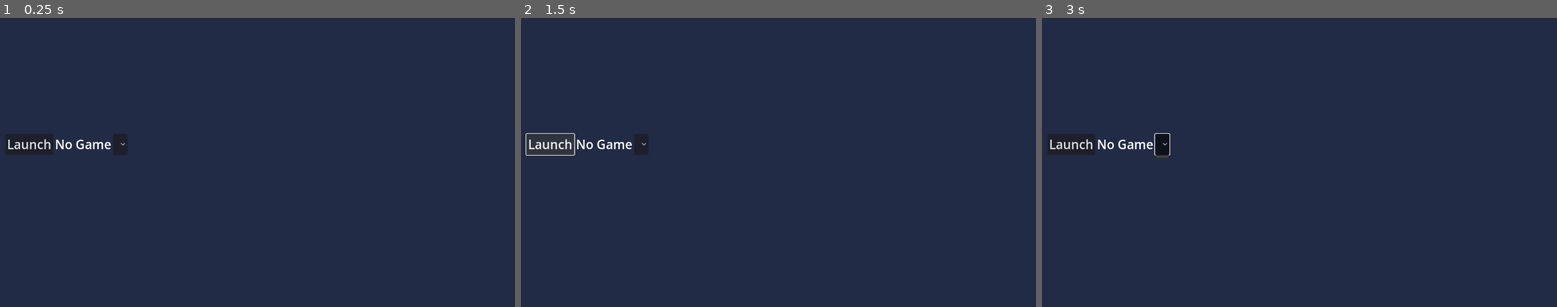
Above: before the commit, frames 1-3 (left to right).
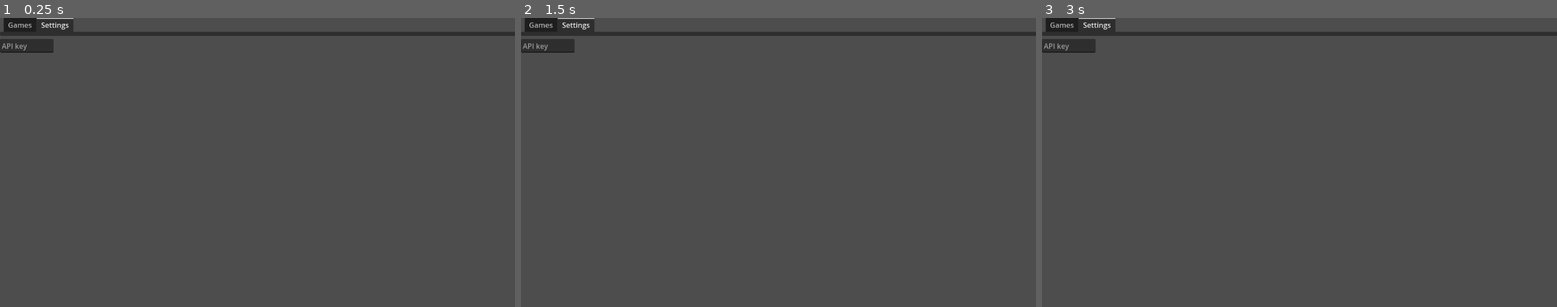
Above: after the commit, the same moments.

Repository: Ksawex4/NovaProot-Hub
Game: Godot game, scene res://scenes/main_desktop.tscn
The game is run twice, just before and just after one commit, with the same random seed, the same clock (stepped at 60 frames per second) and the same inputs. The engine's default icon, where the game draws it, is replaced by a stand-in: a white triangle on a blue panel in a dark square.
Inputs (mouse positions are in pixels of both pictures, inside the frame that each line leads up to):
- Up to frame 1 (0.25 s): no input
- Up to frame 2 (1.5 s): click (639, 145) at 0.52 s; click (551, 145) at 1.25 s, where only the run before the commit has a clickable "Launch"
- Up to frame 3 (3 s): click (1072, 145) at 2 s, where only the run before the commit has a clickable "Launch"; click (1160, 145) at 2.77 s

The runs differ from the first frame. In frame 1, 98% of the frame differs, in the area x 0-100%, y 0-100%; in frame 2, 98%; in frame 3, 98%.

Commit message:
Added FileMan and a way to add a Github API key + saving it in user://

Diff:
--- a/project.godot
+++ b/project.godot
@@ -21,6 +21,7 @@
 GithubApiMan="*res://scripts/globals/GithubApiMan.gd"
 SaveMan="*res://scripts/globals/SaveManager.gd"
 ZipMan="*res://scripts/globals/ZipManager.gd"
+FileMan="*res://scripts/globals/FileManager.gd"
 
 [rendering]
 
--- a/scenes/main_desktop.tscn
+++ b/scenes/main_desktop.tscn
@@ -1,61 +1,103 @@
-[gd_scene load_steps=7 format=3 uid="uid://bw4v1jc4pj0jo"]
+[gd_scene load_steps=9 format=3 uid="uid://bw4v1jc4pj0jo"]
 
 [ext_resource type="Script" uid="uid://iffvbyoqy3i5" path="res://scripts/background.gd" id="1_bwdwl"]
 [ext_resource type="PackedScene" uid="uid://dfkjh6coao8y6" path="res://scenes/game_entry.tscn" id="2_rsb3a"]
 [ext_resource type="Script" uid="uid://d27123pwwj8v0" path="res://scripts/games.gd" id="2_uttt5"]
 [ext_resource type="Theme" uid="uid://ddkttranllejt" path="res://theme.tres" id="3_dmipi"]
 [ext_resource type="Script" uid="uid://ch5nfolwjnqeu" path="res://scripts/game_page.gd" id="3_wtlur"]
+[ext_resource type="Script" uid="uid://cl6mtal156fbu" path="res://scripts/launch.gd" id="5_yoxav"]
+[ext_resource type="Script" uid="uid://c82ue3a1tl3xf" path="res://scripts/settings.gd" id="7_uxsxu"]
 
 [sub_resource type="LabelSettings" id="LabelSettings_uttt5"]
 font_size = 28
 
 [node name="MainDesktop" type="Node2D"]
 
-[node name="HSplitContainer" type="HSplitContainer" parent="."]
-offset_right = 1132.0
-offset_bottom = 307.0
+[node name="TabContainer" type="TabContainer" parent="."]
+offset_right = 1153.0
+offset_bottom = 40.0
+current_tab = 1
 
-[node name="Games" type="VBoxContainer" parent="HSplitContainer"]
+[node name="Games" type="TabBar" parent="TabContainer"]
+visible = false
+layout_mode = 2
+metadata/_tab_index = 0
+
+[node name="Games" type="HSplitContainer" parent="TabContainer/Games"]
+layout_mode = 0
+anchor_right = 1.0
+anchor_bottom = 1.0
+offset_top = 31.0
+offset_right = 563.0
+offset_bottom = 622.0
+
+[node name="Games" type="VBoxContainer" parent="TabContainer/Games/Games"]
 layout_mode = 2
 size_flags_horizontal = 0
 size_flags_vertical = 0
 script = ExtResource("2_uttt5")
 
-[node name="GameEntry" parent="HSplitContainer/Games" instance=ExtResource("2_rsb3a")]
+[node name="GameEntry" parent="TabContainer/Games/Games/Games" instance=ExtResource("2_rsb3a")]
 z_index = 2
 layout_mode = 2
 
-[node name="GameEntry2" parent="HSplitContainer/Games" instance=ExtResource("2_rsb3a")]
+[node name="GameEntry2" parent="TabContainer/Games/Games/Games" instance=ExtResource("2_rsb3a")]
 layout_mode = 2
 
-[node name="GamePage" type="VBoxContainer" parent="HSplitContainer"]
+[node name="GamePage" type="VBoxContainer" parent="TabContainer/Games/Games"]
 layout_mode = 2
 script = ExtResource("3_wtlur")
 
-[node name="Icon" type="TextureRect" parent="HSplitContainer/GamePage"]
+[node name="Icon" type="TextureRect" parent="TabContainer/Games/Games/GamePage"]
 custom_minimum_size = Vector2(256, 256)
 layout_mode = 2
 
-[node name="Middle" type="HBoxContainer" parent="HSplitContainer/GamePage"]
+[node name="Middle" type="HBoxContainer" parent="TabContainer/Games/Games/GamePage"]
 layout_mode = 2
 
-[node name="Play" type="Button" parent="HSplitContainer/GamePage/Middle"]
+[node name="Launch" type="Button" parent="TabContainer/Games/Games/GamePage/Middle"]
 layout_mode = 2
 theme = ExtResource("3_dmipi")
-text = "Launch"
+text = "Wait"
+script = ExtResource("5_yoxav")
 
-[node name="GameName" type="Label" parent="HSplitContainer/GamePage/Middle"]
+[node name="GameName" type="Label" parent="TabContainer/Games/Games/GamePage/Middle"]
 layout_mode = 2
 text = "No Game"
 label_settings = SubResource("LabelSettings_uttt5")
 
-[node name="Versions" type="OptionButton" parent="HSplitContainer/GamePage/Middle"]
+[node name="Versions" type="OptionButton" parent="TabContainer/Games/Games/GamePage/Middle"]
 layout_mode = 2
 
-[node name="Background" type="ColorRect" parent="."]
+[node name="Os" type="OptionButton" parent="TabContainer/Games/Games/GamePage/Middle"]
+layout_mode = 2
+
+[node name="Changelog" type="RichTextLabel" parent="TabContainer/Games/Games/GamePage"]
+custom_minimum_size = Vector2(0, 320)
+layout_mode = 2
+
+[node name="Background" type="ColorRect" parent="TabContainer/Games"]
 z_index = -1
-offset_right = 40.0
-offset_bottom = 40.0
+layout_mode = 0
+anchor_right = 1.0
+anchor_bottom = 1.0
+offset_top = 31.0
 mouse_filter = 2
 color = Color(0.13333334, 0.16862746, 0.27058825, 1)
 script = ExtResource("1_bwdwl")
+
+[node name="Settings" type="TabBar" parent="TabContainer"]
+layout_mode = 2
+script = ExtResource("7_uxsxu")
+metadata/_tab_index = 1
+
+[node name="GithubApiKey" type="LineEdit" parent="TabContainer/Settings"]
+layout_mode = 0
+offset_top = 16.0
+offset_right = 120.0
+offset_bottom = 47.0
+placeholder_text = "API key"
+
+[connection signal="pressed" from="TabContainer/Games/Games/GamePage/Middle/Launch" to="TabContainer/Games/Games/GamePage" method="_on_launch_pressed"]
+[connection signal="item_selected" from="TabContainer/Games/Games/GamePage/Middle/Versions" to="TabContainer/Games/Games/GamePage" method="_on_versions_item_selected"]
+[connection signal="text_submitted" from="TabContainer/Settings/GithubApiKey" to="TabContainer/Settings" method="_on_github_api_key_text_submitted"]
--- a/scripts/game_entry.gd
+++ b/scripts/game_entry.gd
@@ -25,7 +25,8 @@
 
 func _update_icon(result, _response_code, _headers, body) -> void:
 	if result != HTTPRequest.RESULT_SUCCESS:
-		push_error("Image couldn't be downloaded. Try a different image.")
+		push_warning("Image couldn't be downloaded.")
+		return
 
 	var image = Image.new()
 	if not body:
--- a/scripts/game_page.gd
+++ b/scripts/game_page.gd
@@ -3,15 +3,35 @@
 @onready var icon: TextureRect = $Icon
 @onready var game_name: Label = $Middle/GameName
 @onready var versions: OptionButton = $Middle/Versions
+@onready var launch: Button = $Middle/Launch
+@onready var os: OptionButton = $Middle/Os
+@onready var changelog: RichTextLabel = $Changelog
+var Game_version: Dictionary = {}
+var Game_id: String = ""
 
 
 func update_shown_game(game_id: String, game_icon: Texture2D) -> void:
 	versions.clear()
 	var game = GamesMan.Games.get(game_id)
+	Game_id = game_id
 	if game:
 		game_name.text = game.get("name", "Nonexistent Name")
 		var game_versions := await GithubApiMan.get_repo_tags(game.get("repo", ""))
 		for version in game_versions:
 			versions.add_item(version)
+		_on_versions_item_selected(0)
 	if game_icon:
 		icon.texture = game_icon
+
+
+func _on_versions_item_selected(index: int) -> void:
+	var version := versions.get_item_text(index)
+	launch.update_state(Game_id, version)
+	var game = GamesMan.Games.get(Game_id)
+	Game_version = await GithubApiMan.get_repo_version(game.get("repo", ""), version)
+	changelog.text = Game_version.get("name", "fail") + "\n" + Game_version.get("body", "fail")
+
+
+func _on_launch_pressed() -> void:
+	var version := versions.get_item_text(versions.selected)
+	launch.on_pressed(Game_id, version, Game_version, "Linux")
--- /dev/null
+++ b/scripts/globals/FileManager.gd
@@ -0,0 +1,16 @@
+extends Node
+
+
+func game_version_exists(game_id: String, version: String) -> bool:
+	return DirAccess.dir_exists_absolute("user://games/%s/%s" % [game_id, version])
+
+
+func download_game(game_id: String, version: String, game_release: Dictionary, os: String) -> void:
+	#var game = GamesMan.Games.get(game_id)
+	print(game_release)
+	var assets: Dictionary = game_release.get("assets", {})
+	var game_url: String = assets.get(os, "")
+	if game_url == "":
+		return
+	var _install_path := "user://games/%s/%s" % [game_id, version]
+	var _download_path := await GithubApiMan.download_game(game_url)
--- a/scripts/globals/GamesManager.gd
+++ b/scripts/globals/GamesManager.gd
@@ -10,7 +10,11 @@
 func _ready() -> void:
 	add_child(Http_requester)
 	Http_requester.request_completed.connect(self._request_complete)
-	var err := Http_requester.request("http://localhost:12345/games.json")
+	var headers := [
+		"Authorization: %s" % GithubApiMan.Api_key,
+		"User-Agent: NovaProot-Hub",
+	]
+	var err := Http_requester.request("http://localhost:12345/games.json", headers)
 	if err != OK:
 		print("error with http request: ", err)
 
--- a/scripts/globals/GithubApiMan.gd
+++ b/scripts/globals/GithubApiMan.gd
@@ -3,13 +3,18 @@
 const TAGS_URL = "https://api.github.com/repos/REPO/tags" # REPO is for example Ksawex4/Block-Jumper
 const RELEASE_URL = "https://api.github.com/repos/REPO/releases/tags/TAG"
 var Http_requester := HTTPRequest.new()
+var Api_key: String = ""
 
 func _ready() -> void:
 	add_child(Http_requester)
 
 # repository has to be Author/Repository for example "Ksawex4/Block-Jumper
 func get_repo_tags(repository: String) -> Array:
-	Http_requester.request(TAGS_URL.replace("REPO", repository))
+	var headers := [
+		"Authorization: %s" % GithubApiMan.Api_key,
+		"User-Agent: NovaProot-Hub",
+	]
+	Http_requester.request(TAGS_URL.replace("REPO", repository), headers)
 	var result: Array = await Http_requester.request_completed
 	var body = result[3]
 	if result[0] != OK:
@@ -34,7 +39,11 @@
 
 
 func get_repo_version(repository: String, version: String) -> Dictionary:
-	Http_requester.request(RELEASE_URL.replace("REPO", repository).replace("TAG", version))
+	var headers := [
+		"Authorization: %s" % GithubApiMan.Api_key,
+		"User-Agent: NovaProot-Hub",
+	]
+	Http_requester.request(RELEASE_URL.replace("REPO", repository).replace("TAG", version), headers)
 
 	var result: Array = await Http_requester.request_completed
 	var body = result[3]
@@ -51,6 +60,7 @@
 		return {}
 	var response = json.get_data()
 
+	print(response)
 	var data := {}
 	data.set("name", response.get("name", "Failed to get name"))
 	data.set("body", response.get("body", "Failed to get body"))
@@ -70,24 +80,30 @@
 			continue
 	data.set("assets", game_downloads)
 
-	return {}
+	return data
 
 
 ## return an empty string if failed, else returns the path of the downloaded file for the game
 func download_game(url: String, save_file_path: String = "user://downloads/") -> String:
+	print("download begin")
 	var downloaded_file_path := save_file_path + url.get_file()
 	Http_requester.download_file = downloaded_file_path
-	Http_requester.request(url)
+	var headers := [
+		"Authorization: %s" % GithubApiMan.Api_key,
+		"User-Agent: NovaProot-Hub",
+	]
+	Http_requester.request(url, headers)
 	var result: Array = await Http_requester.request_completed
 	if result[0] != OK:
-		print("result is ", result)
+		print("result is ", result[0])
 		return ""
 	if result[1] != 200:
 		print("response code ", result[1])
 		return ""
 
 	if not FileAccess.file_exists(downloaded_file_path):
-		push_error("File doesn't exist??")
+		push_error("Downloaded file, missing after write: ", downloaded_file_path)
 		return ""
 
+	print("download finish")
 	return downloaded_file_path
--- /dev/null
+++ b/scripts/launch.gd
@@ -0,0 +1,24 @@
+extends Button
+
+enum States {
+	LAUNCH,
+	DOWNLOAD
+}
+var State: States = States.DOWNLOAD
+
+
+func update_state(game_id: String, version: String) -> void:
+	if FileMan.game_version_exists(game_id, version):
+		State =  States.LAUNCH
+		text = "Launch"
+	else:
+		State = States.DOWNLOAD
+		text = "Download"
+
+
+func on_pressed(game_id: String, version: String, game_release: Dictionary, os: String) -> void:
+	match State:
+		States.LAUNCH:
+			pass
+		States.DOWNLOAD:
+			FileMan.download_game(game_id, version, game_release, os)
--- /dev/null
+++ b/scripts/settings.gd
@@ -0,0 +1,11 @@
+extends TabBar
+
+
+func _ready() -> void:
+	var data := SaveMan.get_data_from_file("config.nova")
+	GithubApiMan.Api_key = data.get("api_key", "")
+
+
+func _on_github_api_key_text_submitted(new_text: String) -> void:
+	GithubApiMan.Api_key = new_text
+	SaveMan.save_file("config.nova", { "api_key": GithubApiMan.Api_key })
Not shown, added: scripts/globals/FileManager.gd.uid
Not shown, added: scripts/launch.gd.uid
Not shown, added: scripts/settings.gd.uid
